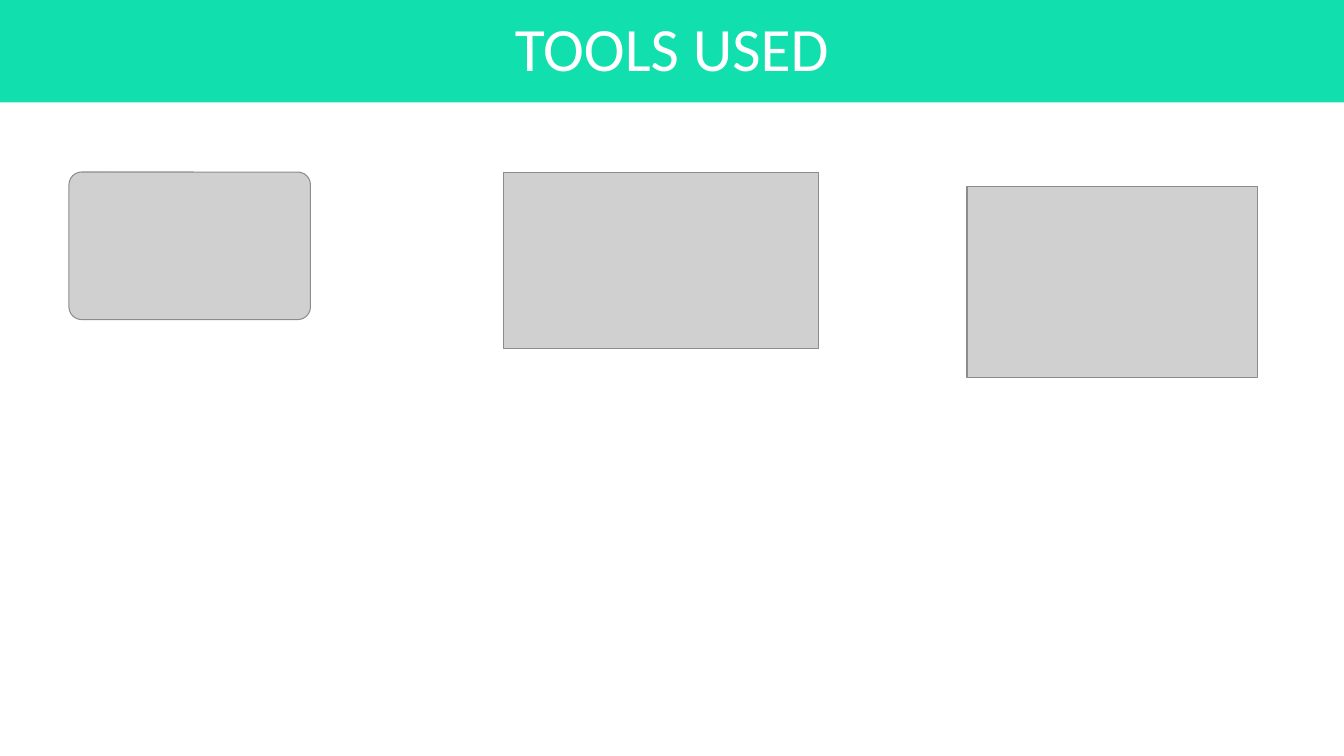
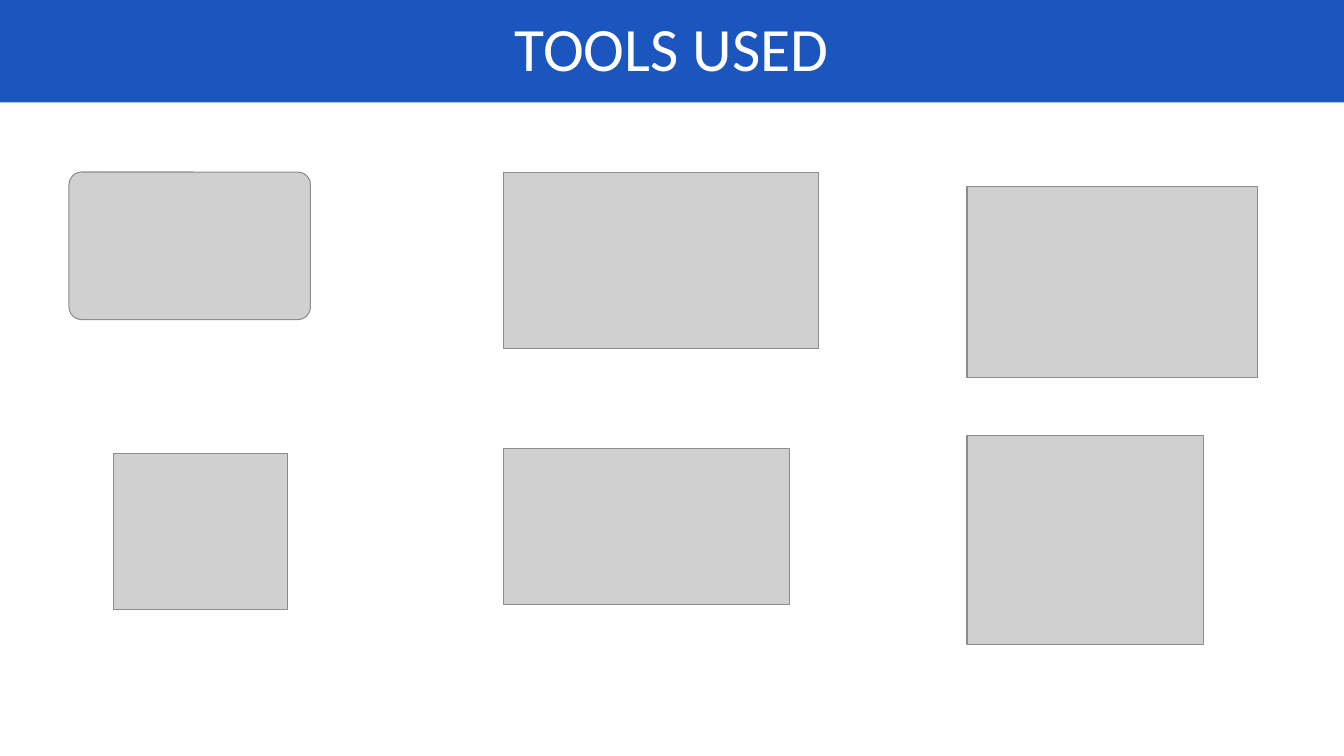
Before and after one commit to kanzuesther/level-2-report-and-diagrams, a slide deck: slide 16 of Presentation1.pptx (slide 15 before the commit). Drawn at 1344x756 pixels with LibreOffice and Linux fonts; fonts in the diff are those of the drawing; grey boxes stand for pictures. Boxes give left, top, right and bottom in pixels: in the first picture for what was removed or moved away, otherwise in the second. Text is boxed around its words. In the diff, an @@ line names an element or a change of style, - is before the commit and + after.

Commit message:
presentation improved

```diff
--- a/Presentation1.pptx
+++ b/Presentation1.pptx
@@ title "TOOLS USED" at <box>0,0,1344,103</box>: fill #11DFAE to #1B55BE @@
@@ picture added at <box>504,449,789,604</box> @@
@@ picture added at <box>967,436,1203,644</box> @@
@@ picture added at <box>114,454,288,609</box> @@
```
Also in this commit, not shown: 2 other slides changed, 4 slides added, 3 slides removed, 7 other files.
